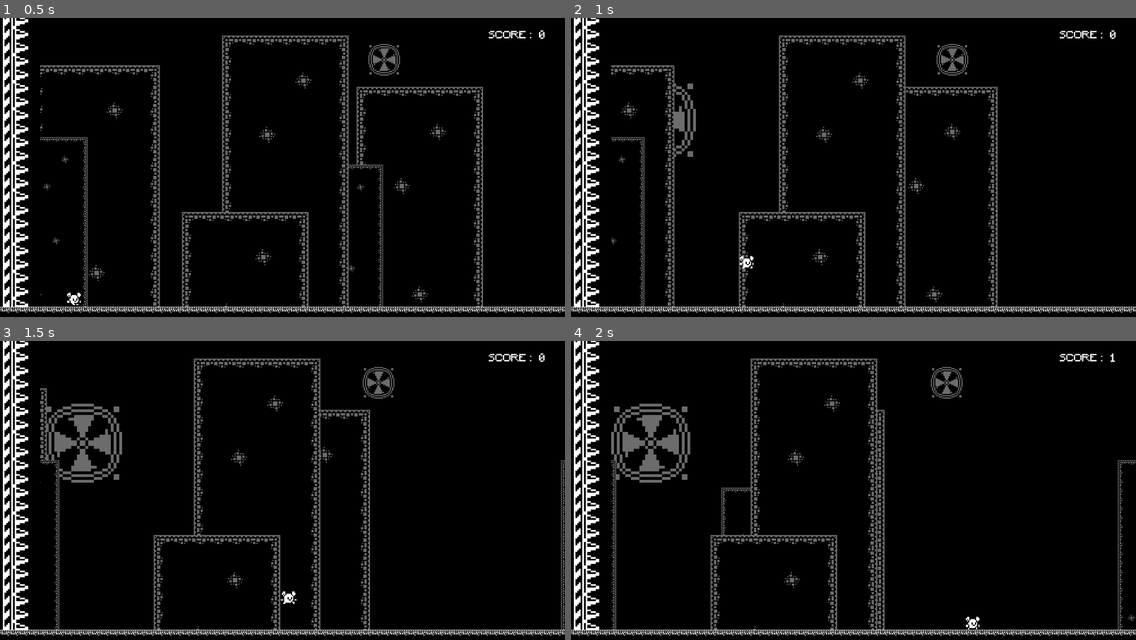
Above: before the commit, frames 1-4 (two rows, left to right).
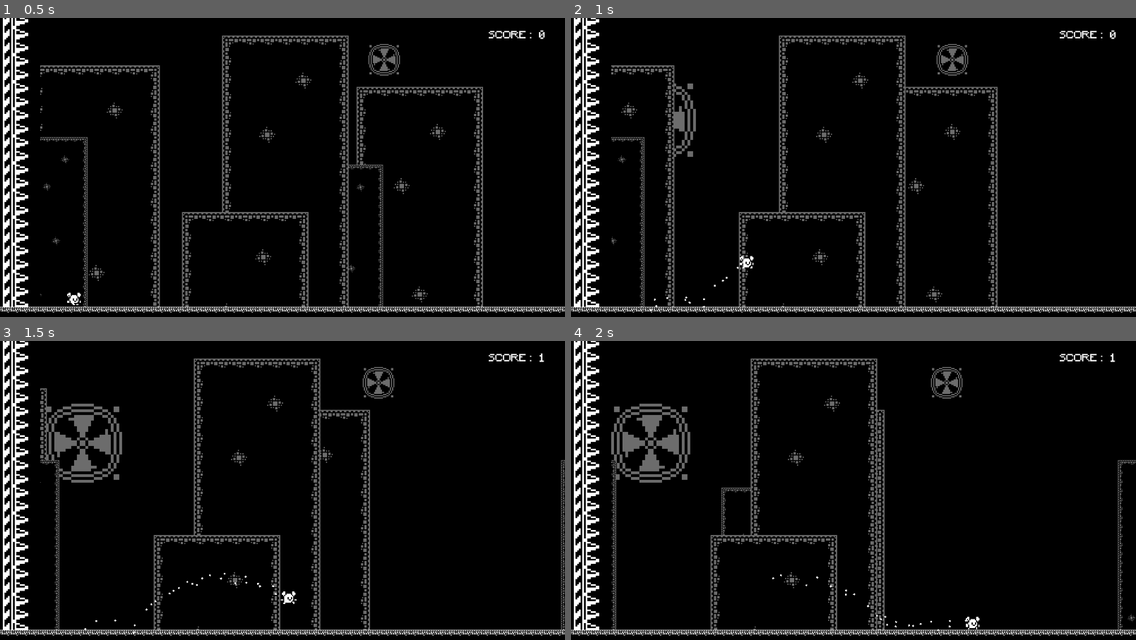
Above: after the commit, the same moments.

Repository: Kapioga/1BitFella
Game: Godot game, scene res://Scenes/main.tscn
The game is run twice, just before and just after one commit, with the same random seed, the same clock (stepped at 60 frames per second) and the same inputs.
Inputs:
- Up to frame 1 (0.5 s): no input
- Up to frame 2 (1 s): hold Right (Right) from 0.53 s (still down); tap Space (Jump) at 0.77 s
- Up to frame 3 (1.5 s): keep holding Right (Right)
- Up to frame 4 (2 s): keep holding Right (Right); tap Space (Jump) at 1.52 s

Frame 1 is identical in both runs. In frame 2, less than 0.1% of the frame differs, in the area x 14-30%, y 83-99%; in frame 3, 0.1%, in the area x 14-97%, y 4-98%; in frame 4, less than 0.1%.

Commit message:
Added particle fx

Diff:
--- a/Scenes/Score.gd
+++ b/Scenes/Score.gd
@@ -11,7 +11,7 @@
 
 # Called every frame. 'delta' is the elapsed time since the previous frame.
 func _process(delta):
-	score_detect_l.motion_offset.x -= 200 *delta
+	score_detect_l.motion_offset.x -= 400 *delta
 
 
 func _on_score_detect_area_shape_entered(area_rid, area, area_shape_index, local_shape_index):
--- a/Scenes/floor_mod.tscn
+++ b/Scenes/floor_mod.tscn
@@ -421,6 +421,5 @@
 layer_0/tile_data = PackedInt32Array(2097153, 1048576, 13, 2097154, 1048576, 13, 2097155, 1048576, 13, 2097156, 1048576 …(3949 unchanged characters)…
 
 [node name="CollisionShape2D" type="CollisionShape2D" parent="."]
-visible = false
 position = Vector2(501.25, 531)
 shape = SubResource("RectangleShape2D_ynuur")
--- a/Scenes/main.tscn
+++ b/Scenes/main.tscn
@@ -7,6 +7,33 @@
 [ext_resource type="PackedScene" uid="uid://st882t5dcm7b" path="res://Scenes/wall_spike.tscn" id="3_wj2xy"]
 [ext_resource type="FontFile" uid="uid://cydnd2rfvdub0" path="res://Assets/Minecraft.ttf" id="5_vpi53"]
 [ext_resource type="Script" path="res://Scenes/Score.gd" id="6_40v6d"]
+
+[sub_resource type="CanvasItemMaterial" id="CanvasItemMaterial_mviec"]
+particles_animation = true
+particles_anim_h_frames = 1
+particles_anim_v_frames = 1
+particles_anim_loop = false
+
+[sub_resource type="ParticleProcessMaterial" id="ParticleProcessMaterial_5qdta"]
+lifetime_randomness = 0.44
+emission_shape = 3
+emission_box_extents = Vector3(7, 7, 1)
+particle_flag_disable_z = true
+direction = Vector3(0, 1, 0)
+spread = 45.28
+gravity = Vector3(0, 50, 0)
+initial_velocity_min = 12.35
+initial_velocity_max = 80.25
+orbit_velocity_min = 0.0
+orbit_velocity_max = 0.0
+damping_min = 10.0
+damping_max = 10.0
+scale_min = 3.0
+scale_max = 3.0
+color = Color(0.694118, 1, 1, 1)
+anim_speed_min = 5.0
+anim_speed_max = 5.0
+collision_mode = 2
 
 [sub_resource type="LabelSettings" id="LabelSettings_jnxe2"]
 font = ExtResource("5_vpi53")
@@ -22,15 +49,6 @@
 [node name="Main" type="Node2D"]
 script = ExtResource("1_3se6e")
 
-[node name="ColorRect" type="ColorRect" parent="."]
-visible = false
-offset_left = -14.0
-offset_top = -7.0
-offset_right = 1016.0
-offset_bottom = 566.0
-color = Color(0, 0, 0, 1)
-metadata/_edit_lock_ = true
-
 [node name="Background" parent="." instance=ExtResource("1_cx71f")]
 
 [node name="Wall Spike" parent="." instance=ExtResource("3_wj2xy")]
@@ -44,6 +62,13 @@
 
 [node name="Player" parent="." instance=ExtResource("3_c7kxt")]
 position = Vector2(132, 444)
+
+[node name="GPUParticles2D2" type="GPUParticles2D" parent="Player"]
+visible = false
+material = SubResource("CanvasItemMaterial_mviec")
+position = Vector2(-13, 7)
+amount = 32
+process_material = SubResource("ParticleProcessMaterial_5qdta")
 
 [node name="ScoreLabel" type="Label" parent="."]
 anchors_preset = 1
--- a/Scenes/player.tscn
+++ b/Scenes/player.tscn
@@ -1,7 +1,37 @@
-[gd_scene load_steps=9 format=3 uid="uid://bmhubkigvktql"]
+[gd_scene load_steps=11 format=3 uid="uid://bmhubkigvktql"]
 
 [ext_resource type="Script" path="res://Scripts/player.gd" id="1_0ra6m"]
 [ext_resource type="Texture2D" uid="uid://dxsecy51fgvp7" path="res://Assets/monochrome_tilemap_transparent.png" id="2_pjo12"]
+
+[sub_resource type="CanvasItemMaterial" id="CanvasItemMaterial_ahn0y"]
+particles_animation = true
+particles_anim_h_frames = 1
+particles_anim_v_frames = 1
+particles_anim_loop = false
+
+[sub_resource type="ParticleProcessMaterial" id="ParticleProcessMaterial_fuy7j"]
+lifetime_randomness = 0.44
+emission_shape = 3
+emission_box_extents = Vector3(7, 7, 1)
+particle_flag_align_y = true
+particle_flag_disable_z = true
+direction = Vector3(0, 50, 0)
+spread = 67.5
+gravity = Vector3(0, 0, 0)
+initial_velocity_min = 18.52
+initial_velocity_max = 81.7
+orbit_velocity_min = 0.0
+orbit_velocity_max = 0.0
+damping_min = 50.234
+damping_max = 68.135
+angle_min = 170.0
+angle_max = 170.0
+scale_min = 3.0
+scale_max = 3.0
+turbulence_enabled = true
+turbulence_noise_scale = 1.22
+anim_speed_min = 5.0
+anim_speed_max = 5.0
 
 [sub_resource type="AtlasTexture" id="AtlasTexture_bia2q"]
 atlas = ExtResource("2_pjo12")
@@ -45,6 +75,12 @@
 [node name="Player" type="CharacterBody2D"]
 script = ExtResource("1_0ra6m")
 
+[node name="GPUParticles2D" type="GPUParticles2D" parent="."]
+material = SubResource("CanvasItemMaterial_ahn0y")
+position = Vector2(0, 2)
+amount = 32
+process_material = SubResource("ParticleProcessMaterial_fuy7j")
+
 [node name="AnimatedSprite2D" type="AnimatedSprite2D" parent="."]
 scale = Vector2(2, 2)
 sprite_frames = SubResource("SpriteFrames_dek6l")
--- a/Scripts/player.gd
+++ b/Scripts/player.gd
@@ -7,12 +7,13 @@
 # Get the gravity from the project settings to be synced with RigidBody nodes.
 var gravity = ProjectSettings.get_setting("physics/2d/default_gravity")
 @onready var animated_sprite_2d = $AnimatedSprite2D
+@onready var gpu_particles_2d = $GPUParticles2D
 
 
 func _physics_process(delta):
 	gravity_set(delta)
 	jump_set()
-	player_move(delta)
+	player_move()
 	anim_dir()
 	move_and_slide()
 
@@ -27,12 +28,14 @@
 		velocity.y = JUMP_VELOCITY
 
 # Player Movement
-func player_move(delta):
+func player_move():
 	var direction = Input.get_axis("Left", "Right")
 	if direction:
 		velocity.x = direction * SPEED
+		gpu_particles_2d.emitting = true
 	else:
 		velocity.x = move_toward(velocity.x, 0, SPEED)
+		gpu_particles_2d.emitting = false
 
 #Player Sprite directions
 func anim_dir():
Not shown: 1 places in Scenes/main.tscn that only renumber resources
